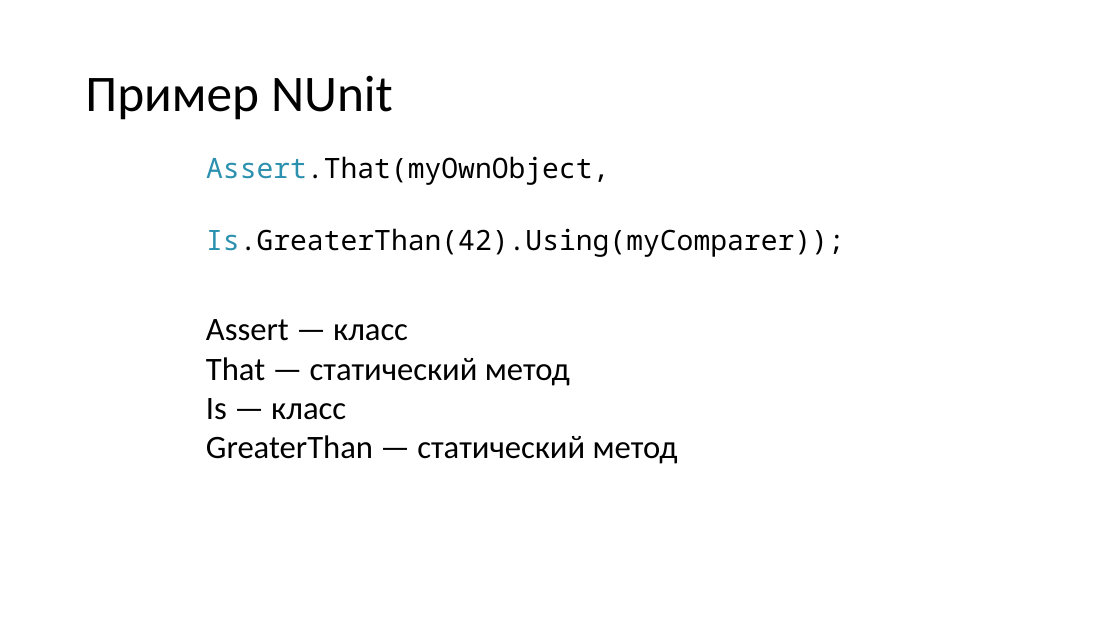
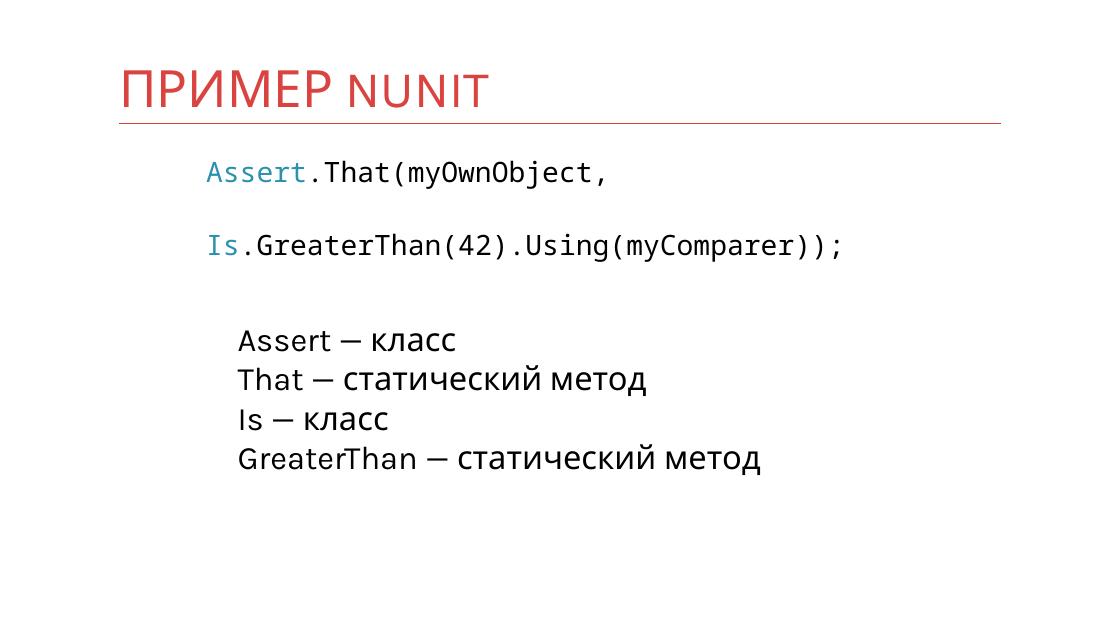
Before and after one commit to kontur-courses/fluent-api, a slide deck: slide 11 of fluent-api.pptx (slide 10 before the commit). Drawn at 1120x630 pixels with LibreOffice and Linux fonts; fonts in the diff are those of the drawing. Boxes give left, top, right and bottom in pixels: in the first picture for what was removed or moved away, otherwise in the second. Text is boxed around its words. In the diff, an @@ line names an element or a change of style, - is before the commit and + after.

```diff
--- a/fluent-api.pptx
+++ b/fluent-api.pptx
@@ title "ПРИМЕР NUNIT" at box(119, 70, 490, 108): vertical alignment middle to bottom @@
@@ title at box(119, 70, 490, 108): text changed; font Calibri to Karla; text colour #000000 to #D94440 @@
-Пример NUnit
+ПРИМЕР NUNIT
@@ line added from (119, 124) to (1002, 124), #D83F3B 1 pt @@
@@ text "Assert.That(myOwnObject," at box(206, 160, 845, 262): line spacing 0.9 to 1; less space between paragraphs @@
@@ text "Assert — класс": place and size @@
-text "Assert — класс" at box(206, 319, 678, 464)
+text "Assert — класс" at box(238, 330, 761, 475)
@@ text "Assert — класс" at box(238, 330, 761, 475): font Calibri to Karla @@
```
Also in this commit, not shown: 29 other slides changed, 6 slides added.
